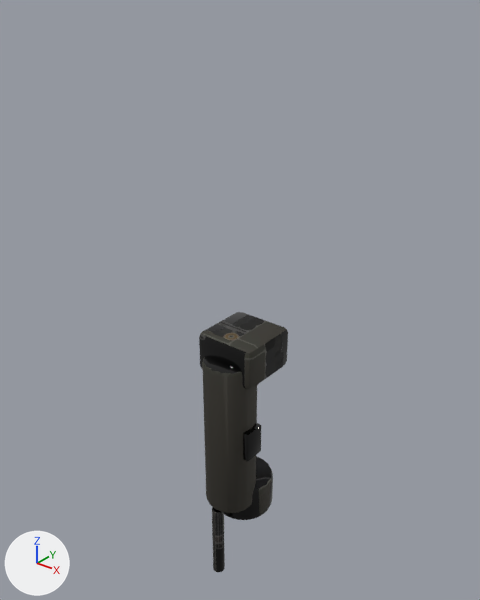
The glTF model Sandbox/GameData/Models/Weapons/footman_field_radio.glb: old version first, new version second.
One viewpoint serves both versions: a 50 mm lens placed at (0.325, -0.392, 0.383), pointed at (-0.009, 0.026, 0.124). Lighting does not change. The marker at lower left points along +X, +Y and +Z. The first picture is the older version. Vertices at exactly the same position are counted once.

Before the edit, the objects in view are built like this:
```python
mat_weapon = bpy.data.materials.new('Weapon')
mat_weapon.use_nodes = True; mat_weapon.node_tree.nodes.clear()
_N = mat_weapon.node_tree.nodes; _L = mat_weapon.node_tree.links
n0 = _N.new('ShaderNodeBsdfPrincipled'); n0.name = 'Principled BSDF'
n1 = _N.new('ShaderNodeOutputMaterial'); n1.name = 'Material Output'
n2 = _N.new('ShaderNodeMix'); n2.name = 'Mix'
n2.data_type = 'RGBA'
n2.blend_type = 'MULTIPLY'
n2.inputs[0].default_value = 1.0  # 'Factor'
n3 = _N.new('ShaderNodeVertexColor'); n3.name = 'Color Attribute'
n4 = _N.new('ShaderNodeTexImage'); n4.name = 'Image Texture'
n4.image = img_footman_field_radio_basecolor
n5 = _N.new('ShaderNodeSeparateColor'); n5.name = 'Separate Color'
n6 = _N.new('ShaderNodeTexImage'); n6.name = 'Image Texture.001'
n6.image = img_footman_field_radio_orm
_L.new(n0.outputs[0], n1.inputs[0])  # 'BSDF' to 'Surface'
_L.new(n2.outputs[2], n0.inputs[0])  # 'Result' to 'Base Color'
_L.new(n3.outputs[0], n2.inputs[7])  # 'Color' to 'B'
_L.new(n4.outputs[0], n2.inputs[6])  # 'Color' to 'A'
_L.new(n5.outputs[2], n0.inputs[1])  # 'Blue' to 'Metallic'
_L.new(n5.outputs[1], n0.inputs[2])  # 'Green' to 'Roughness'
_L.new(n6.outputs[0], n5.inputs[0])  # 'Color' to 'Color'
me_footman_field_radio = bpy.data.meshes.new('footman_field_radio')
me_footman_field_radio.from_pydata(...)  # 760 vertices, 1500 faces; spans x -0.03..0.03, y -0.026..0.05, z -0.16..0.1
me_footman_field_radio.materials.append(mat_weapon)
ob_footman_field_radio = bpy.data.objects.new('footman_field_radio', me_footman_field_radio)
ob_footman_field_radio.location = (0.0, 0.0, 0.0)
```
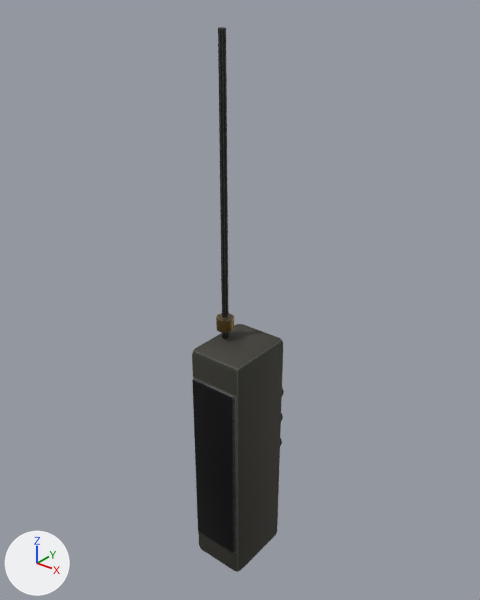
What changed in the scene script:
```text
Add img_footman_field_radio_normal:
    img_footman_field_radio_normal = load_image('footman_field_radio_Normal', '_unpacked/footman_field_radio_Normal', 1024, 1024, 'Non-Color')
Change mat_weapon:
    remove # nodes: BsdfPrincipled, Mix, OutputMaterial, SeparateColor, TexImage x2, VertexColor
    nodes: BsdfPrincipled, NormalMap, OutputMaterial, SeparateColor, TexImage x3
    uses the picture img_footman_field_radio_normal
Change me_footman_field_radio:
    used by ob_footman_field_radio; location = (0.0, 0.0, 0.0)
    remove me_footman_field_radio.from_pydata(...)  # 760 vertices, 1500 faces; spans x -0.03..0.03, y -0.026..0.05, z -0.16..0.1
    add me_footman_field_radio.from_pydata(...)  # 224 vertices, 420 faces; spans x -0.028..0.028, y -0.025..0.057, z -0.15..0.35
    me_footman_field_radio part 1: a new loose piece, an 8-sided cylinder along z spanning x -0.018..-0.012, y 0.009..0.015, z 0.09..0.35, in mat_weapon
    me_footman_field_radio part 2: a new loose piece, a 12-sided cylinder along z spanning x -0.023..-0.007, y 0.004..0.02, z 0.099..0.111, in mat_weapon
    me_footman_field_radio part 3: the loose piece of 216 vertices spanning x -0.024..0.024, y -0.024..0.024, z -0.08..0.08 is rebuilt with 56 vertices and now spans x -0.028..0.028, y -0.023..0.047, z -0.15..0.09
    me_footman_field_radio part 4: a new loose piece of 56 vertices spanning x -0.024..0.024, y -0.025..-0.019, z -0.121..0.061, in mat_weapon
    me_footman_field_radio part 5: the loose piece of 224 vertices spanning x -0.029..0.029, y -0.009..0.049, z -0.1..-0.06 is deleted
    me_footman_field_radio part 6: the loose piece of 208 vertices spanning x -0.006..0.006, y -0.026..-0.014, z -0.16..-0.08 is deleted
    me_footman_field_radio part 7: the loose piece of 56 vertices spanning x 0.023..0.029, y -0.01..0.01, z -0.015..0.015 is deleted
    me_footman_field_radio part 8: the loose piece of 56 vertices spanning x -0.03..0.03, y -0.01..0.05, z 0.06..0.1 is deleted
    other edits to the shape of me_footman_field_radio do not show in these pictures
```

Changed parts and their boxes [x1, y1, x2, y2] in the pictures (480 x 600 px):
'footman_field_radio', surface changed, reshaped (109% taller): before [199, 312, 288, 572]; after [192, 27, 284, 572]
part 1 of me_footman_field_radio, added: after [218, 27, 229, 339]
part 2 of me_footman_field_radio, added: after [216, 313, 234, 333]
part 3 of me_footman_field_radio, rebuilt (64% wider, 58% taller): before [202, 356, 257, 513]; after [192, 324, 283, 572]
part 4 of me_footman_field_radio, added: after [192, 378, 236, 553]
part 5 of me_footman_field_radio, deleted: before [224, 456, 273, 520]
part 6 of me_footman_field_radio, deleted: before [212, 507, 225, 572]
part 7 of me_footman_field_radio, deleted: before [243, 423, 261, 461]
part 8 of me_footman_field_radio, deleted: before [199, 312, 288, 389]
